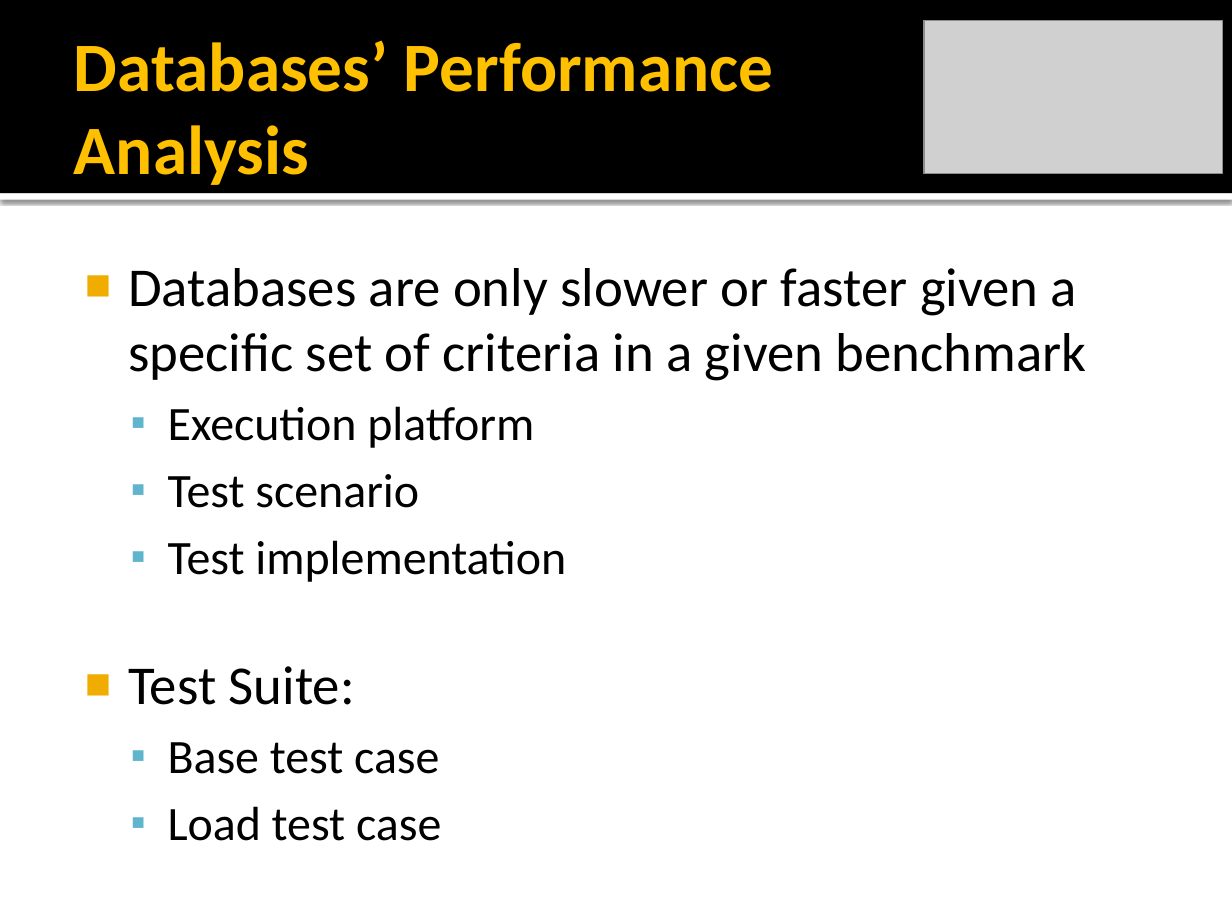
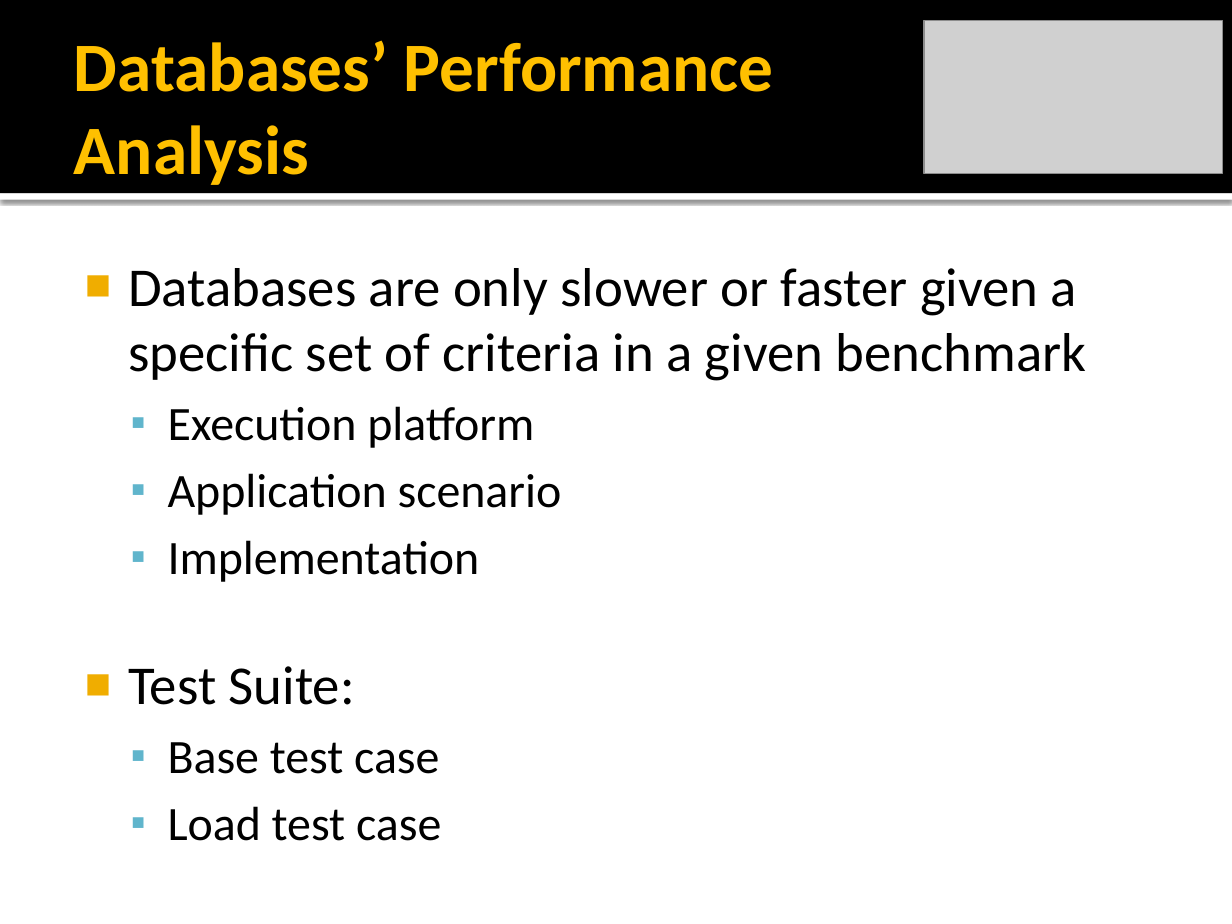
Before and after one commit to rickilama54/portable-db-bench, a slide deck: slide 8 of tesi/presentazione/Barbagallo-IMDB.pptx. Drawn at 1232x924 pixels with LibreOffice and Linux fonts; fonts in the diff are those of the drawing; grey boxes stand for pictures. Boxes give left, top, right and bottom in pixels: in the first picture for what was removed or moved away, otherwise in the second. Text is boxed around its words. In the diff, an @@ line names an element or a change of style, - is before the commit and + after.

```diff
--- a/tesi/presentazione/Barbagallo-IMDB.pptx
+++ b/tesi/presentazione/Barbagallo-IMDB.pptx
@@ text at [168,473,562,582]: text changed @@
-  ▪ Test scenario
-  ▪ Test implementation
+  ▪ Application scenario
+  ▪ Implementation
```
Also in this commit, not shown: 6 other slides changed, 3 slides added.
